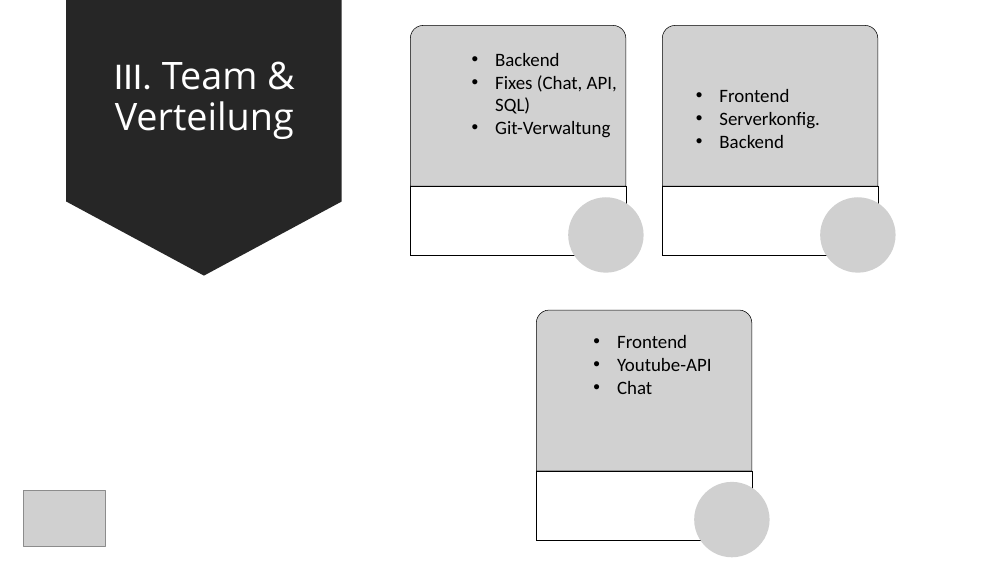
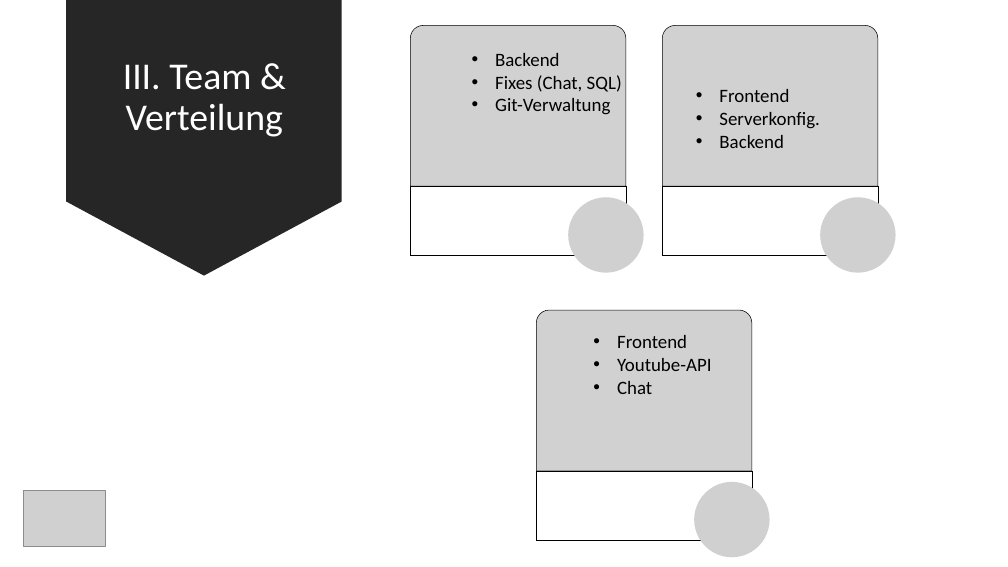
Before and after one commit to ArianMoser/StreamTogether, a slide deck: slide 5 of presentation/StreamTogether.pptx. Drawn at 1008x567 pixels with LibreOffice and Linux fonts; fonts in the diff are those of the drawing; grey boxes stand for pictures. Boxes give left, top, right and bottom in pixels: in the first picture for what was removed or moved away, otherwise in the second. Text is boxed around its words. In the diff, an @@ line names an element or a change of style, - is before the commit and + after.

```diff
--- a/presentation/StreamTogether.pptx
+++ b/presentation/StreamTogether.pptx
@@ title "III. Team & Verteilung" at [123, 64, 283, 137]: font Open Sans to Calibri in "Team & Verteilung" @@
@@ text at [495, 75, 622, 92]: text changed @@
-• Fixes (Chat, API, SQL)
+• Fixes (Chat, SQL)
```
Also in this commit, not shown: 7 other slides changed, 3 slides added, 1 slide removed, 4 other files.
